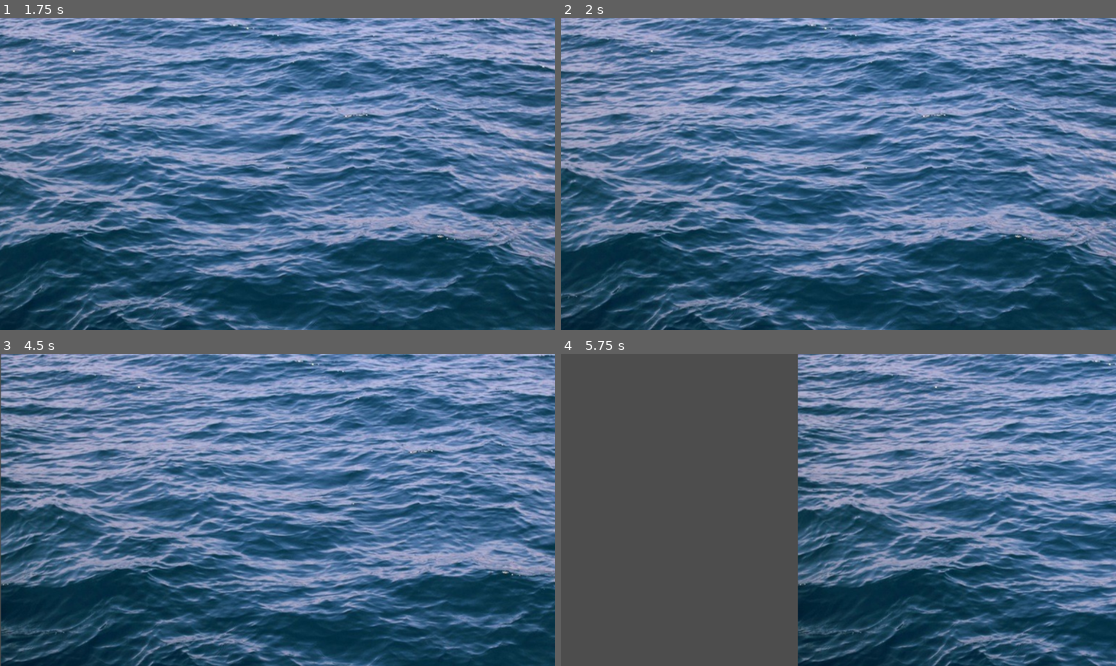
Above: before the commit, frames 1-4 (two rows, left to right).
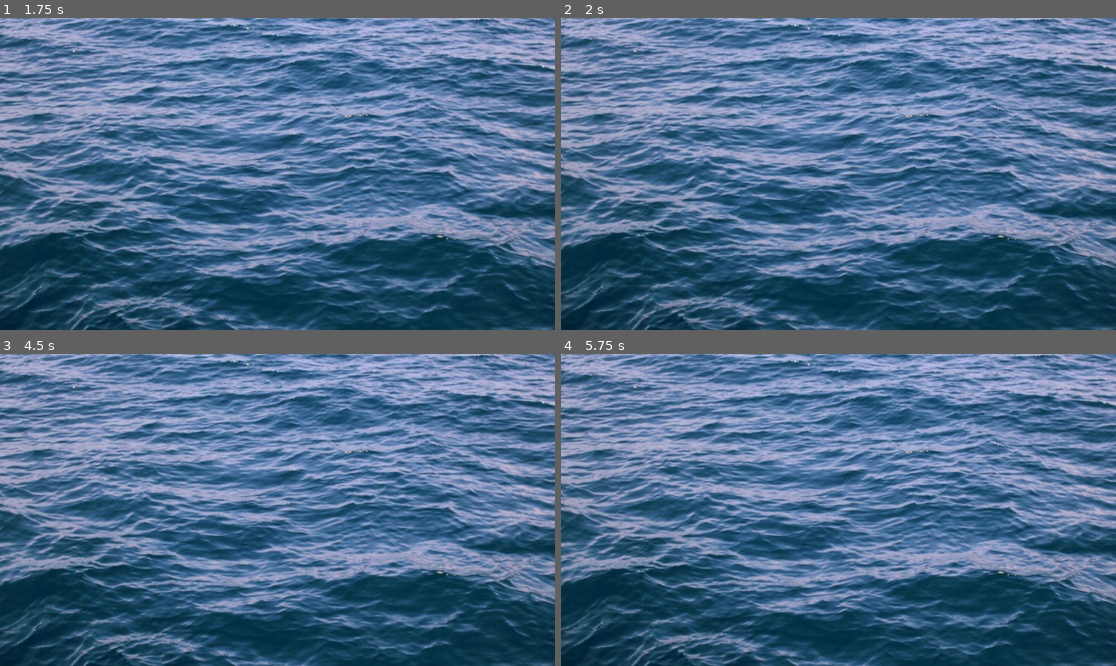
Above: after the commit, the same moments.

Repository: Camerondean34/motorboat-pension-ai
Game: Godot game, scene res://Scenes/boat_scene.tscn
The game is run twice, just before and just after one commit, with the same random seed, the same clock (stepped at 60 frames per second) and the same inputs.
Inputs:
- Up to frame 1 (1.75 s): tap Enter at 0.5 s; hold D (Right) 0.53-1.28 s; hold E (Interact) 0.53-1.28 s; hold A (Left) from 1.28 s (still down); tap E (Interact) at 1.35 s
- Up to frame 2 (2 s): keep holding A (Left)
- Up to frame 3 (4.5 s): release A (Left) at 2.03 s; hold E (Interact) 2.03-2.78 s; hold D (Right) 2.03-3.53 s; tap Space at 2.75 s; tap E (Interact) at 2.85, 4.35 s; tap Enter at 3.5 s; hold E (Interact) 3.53-4.28 s; hold A (Left) from 3.53 s (still down)
- Up to frame 4 (5.75 s): keep holding A (Left); hold E (Interact) from 5.03 s (still down)

Frame 1 is identical in both runs. In frame 2, 51% of the frame differs, in the area x 0-100%, y 0-100%; in frame 3, 63%; in frame 4, 82%.

Commit message:
Implemented a scene manager

Diff:
--- a/Scripts/BoatScene.gd
+++ b/Scripts/BoatScene.gd
@@ -1,6 +1,8 @@
 extends Node2D
 var PlayerByWheel = false
-var ocean_scene = preload("res://Scenes/ocean_scene.tscn").instantiate()
+
+func _ready() -> void:
+	SceneManager.set_up.emit(self)
 
 func _on_prompt_area_body_entered(body: Node2D) -> void:
 	if body is Player:
@@ -14,5 +16,4 @@
 
 func _input(event: InputEvent) -> void:
 	if PlayerByWheel and event.is_action_pressed("Interact"):
-		hide()
-		get_tree().root.add_child(ocean_scene)
+		SceneManager.change_scene.emit()
--- /dev/null
+++ b/Scripts/SceneManager.gd
@@ -0,0 +1,27 @@
+extends Node
+
+var boat_scene
+var ocean_scene = preload("res://Scenes/ocean_scene.tscn").instantiate()
+var current_scene
+
+signal change_scene
+signal set_up(scene)
+
+func _ready() -> void:
+	change_scene.connect(_on_scene_change)
+	set_up.connect(_set_up)
+
+func _set_up(scene) -> void:
+	boat_scene = scene
+	current_scene = boat_scene
+
+func _on_scene_change() -> void:
+	if current_scene == boat_scene:
+		call_deferred("_deferred_goto_scene", ocean_scene)
+	else:
+		call_deferred("_deferred_goto_scene", boat_scene)
+
+func _deferred_goto_scene(scene):
+	get_tree().root.remove_child(current_scene)
+	get_tree().root.add_child(scene)
+	current_scene = scene
--- a/project.godot
+++ b/project.godot
@@ -18,6 +18,7 @@
 [autoload]
 
 PlayerVariables="*res://Scripts/PlayerVariables.gd"
+SceneManager="*res://Scripts/SceneManager.gd"
 
 [dotnet]
 
Not shown, added: Scripts/SceneManager.gd.uid
